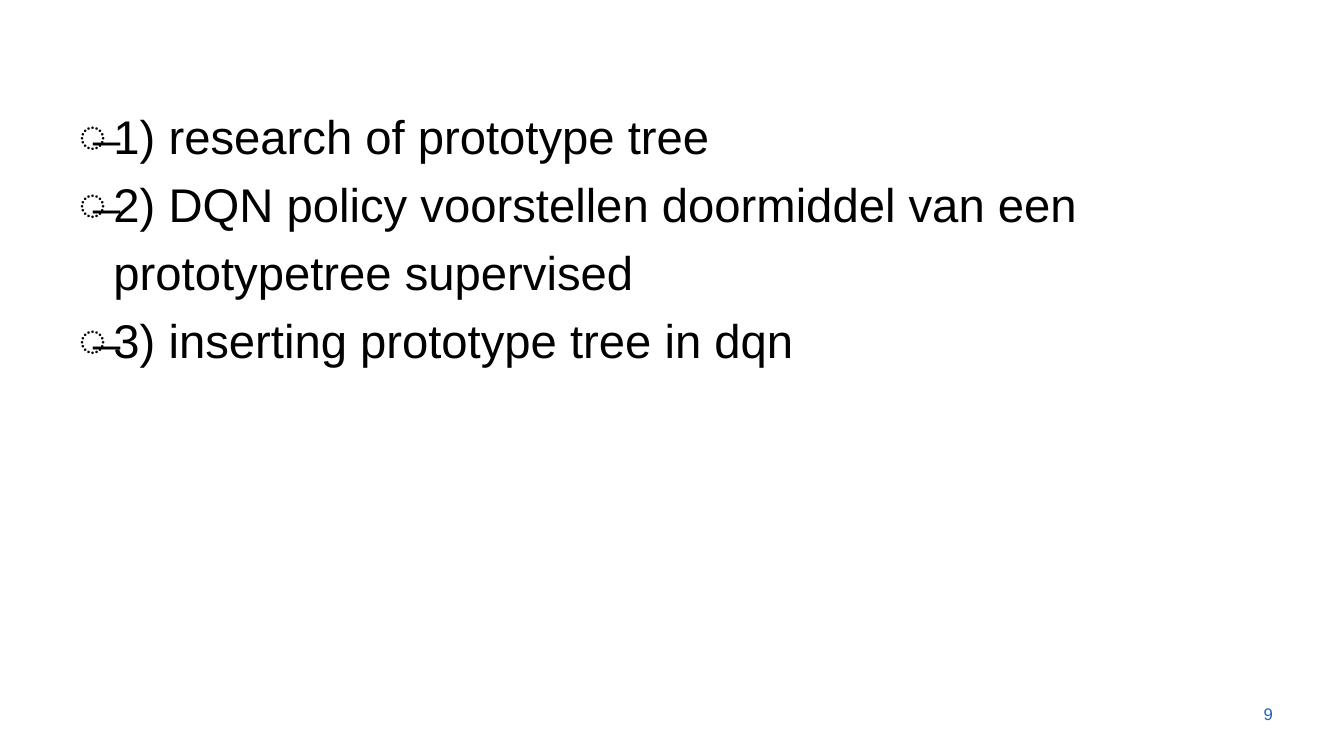
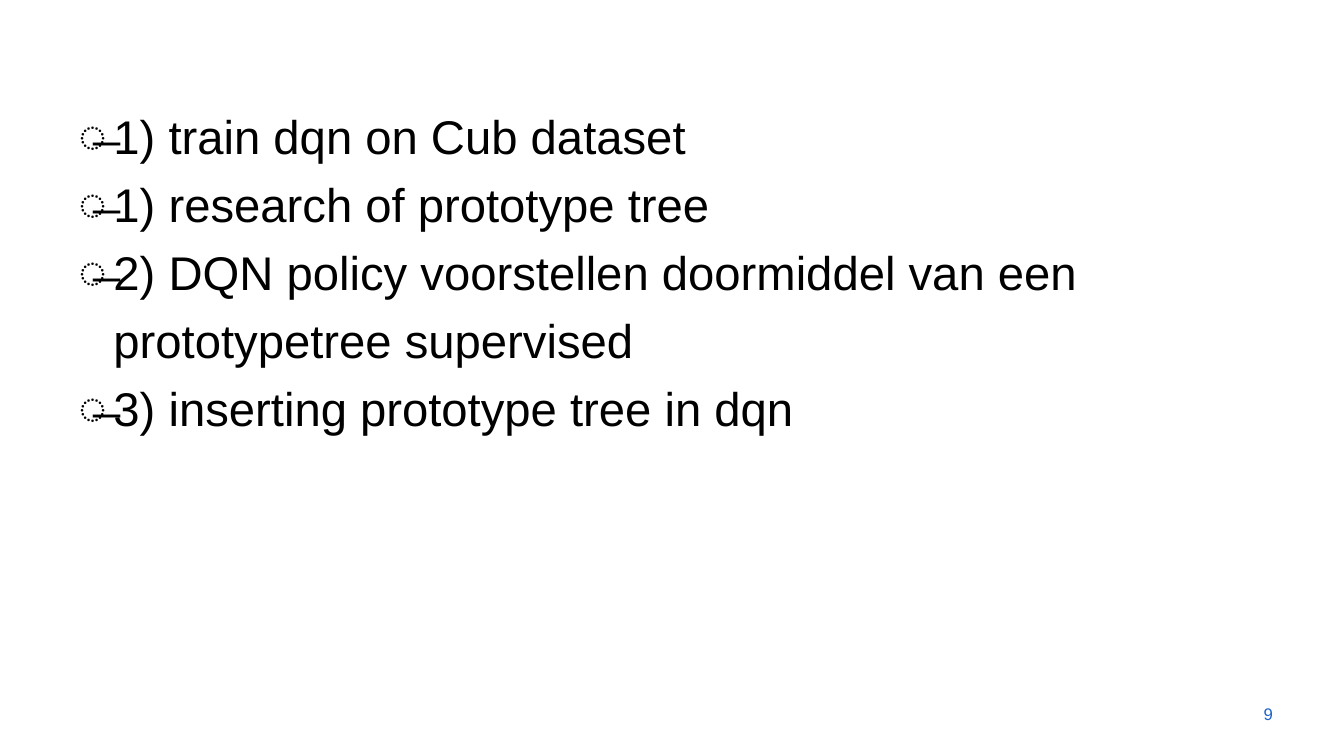
Before and after one commit to xdv6/MastersThesis, a slide deck: slide 9 of tussentijdse_presentatie/tussentijdse_presentatie_masterproef.potx. Drawn at 1344x756 pixels with LibreOffice and Linux fonts; fonts in the diff are those of the drawing; background and template pictures are left out. Boxes give left, top, right and bottom in pixels: in the first picture for what was removed or moved away, otherwise in the second. Text is boxed around its words. In the diff, an @@ line names an element or a change of style, - is before the commit and + after.

```diff
--- a/tussentijdse_presentatie/tussentijdse_presentatie_masterproef.potx
+++ b/tussentijdse_presentatie/tussentijdse_presentatie_masterproef.potx
@@ text at box(113, 119, 686, 164): paragraph added @@
+̶ 1) train dqn on Cub dataset
```
Also in this commit, not shown: 2 other slides changed, 1 slide added.
